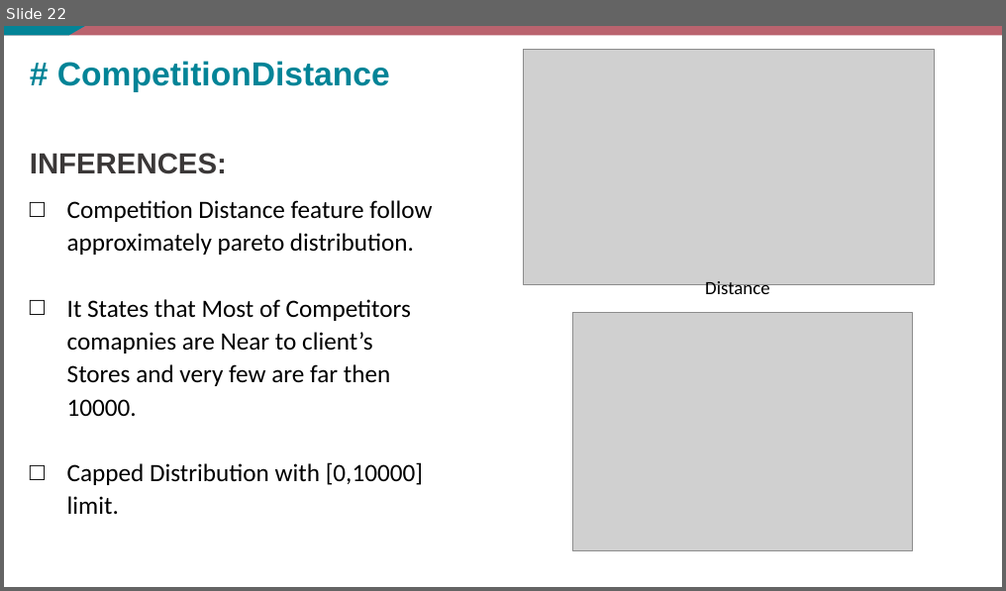
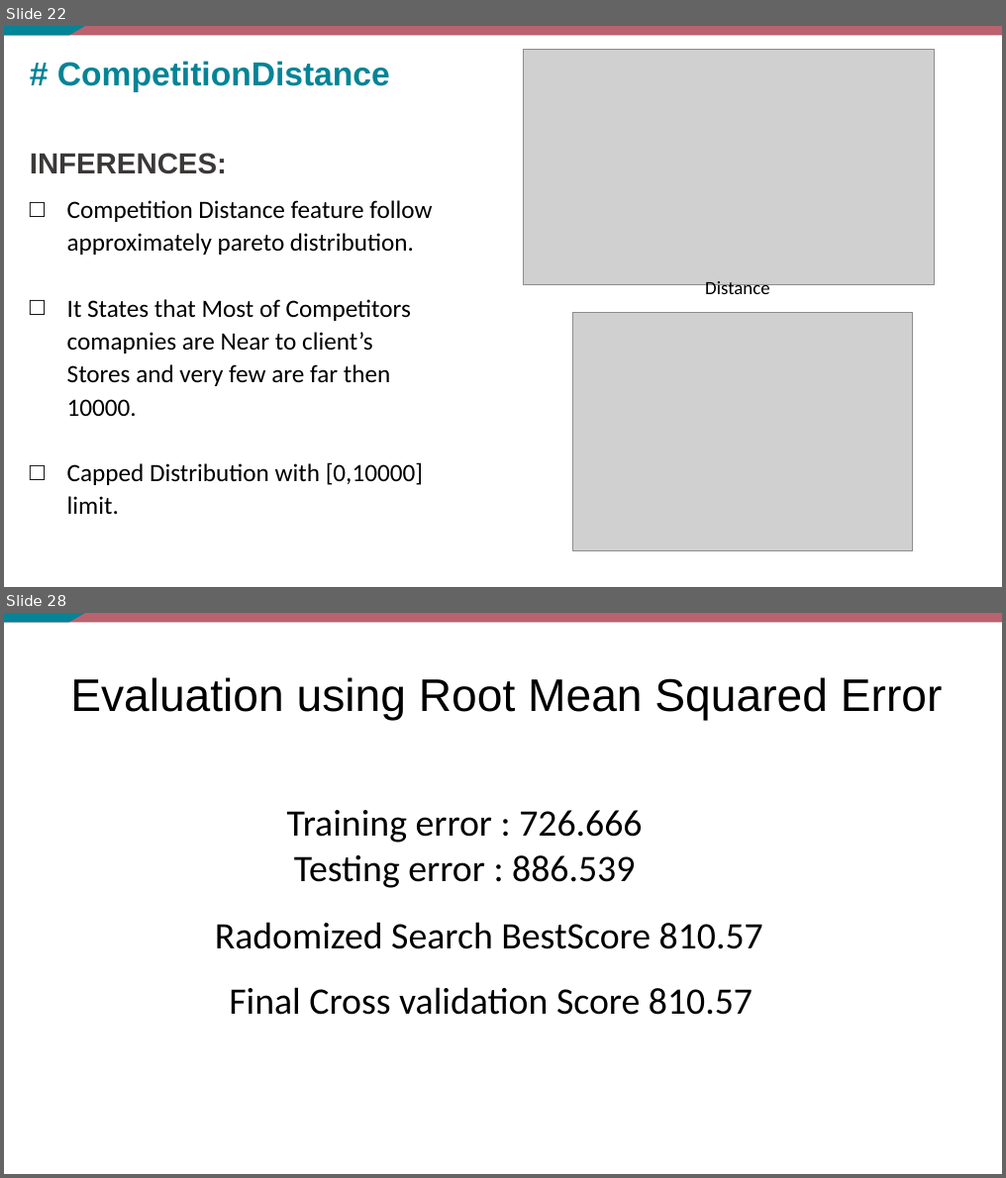
Before and after one commit to akesh-0909/Sales-Analysis-and-forecasting, a slide deck: BUSINESS REPORTS.pptx. Shown one above the other, each under a label of ours: slide 22 before the commit, slides 22 and 28 after it; the slides between them are not shown. The pictures are 1006x591 and 1006x1178 pixels, drawn with LibreOffice and Linux fonts; fonts in the diff are those of the drawing; grey boxes stand for pictures. Boxes give left, top, right and bottom in pixels: in the first picture for what was removed or moved away, otherwise in the second. Text is boxed around its words. In the diff, an @@ line names an element or a change of style, - is before the commit and + after.

```diff
--- a/BUSINESS REPORTS.pptx
+++ b/BUSINESS REPORTS.pptx
@@ slide 28 added at (x1=4, y1=613, x2=1002, y2=1174), background #FFFFFF; not listed: 2 template elements that a slide beside it also shows @@
@@ title added at (x1=70, y1=677, x2=943, y2=721), 44 pt, text #000000 @@
+Evaluation using Root Mean Squared Error
@@ text added at (x1=287, y1=810, x2=642, y2=888), 36 pt, text #000000 @@
+Training error : 726.666
+Testing error : 886.539
@@ text added at (x1=215, y1=922, x2=763, y2=950), 36 pt, text #000000 @@
+Radomized Search BestScore 810.57
@@ text added at (x1=229, y1=987, x2=752, y2=1015), 36 pt, text #000000 @@
+Final Cross validation Score 810.57
```
Also in this commit, not shown: 2 slides changed, 5 other slides added, 18 slides removed.
